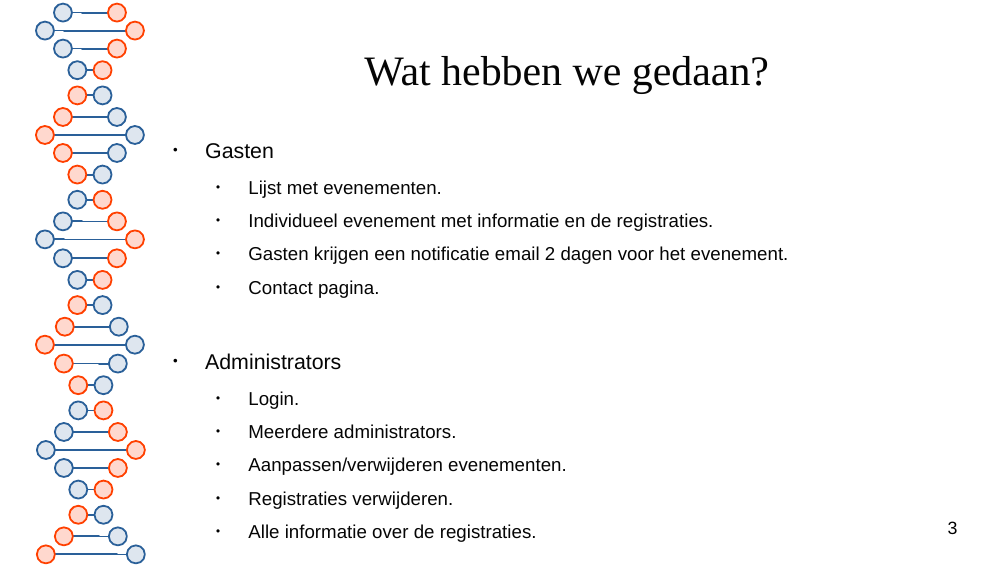
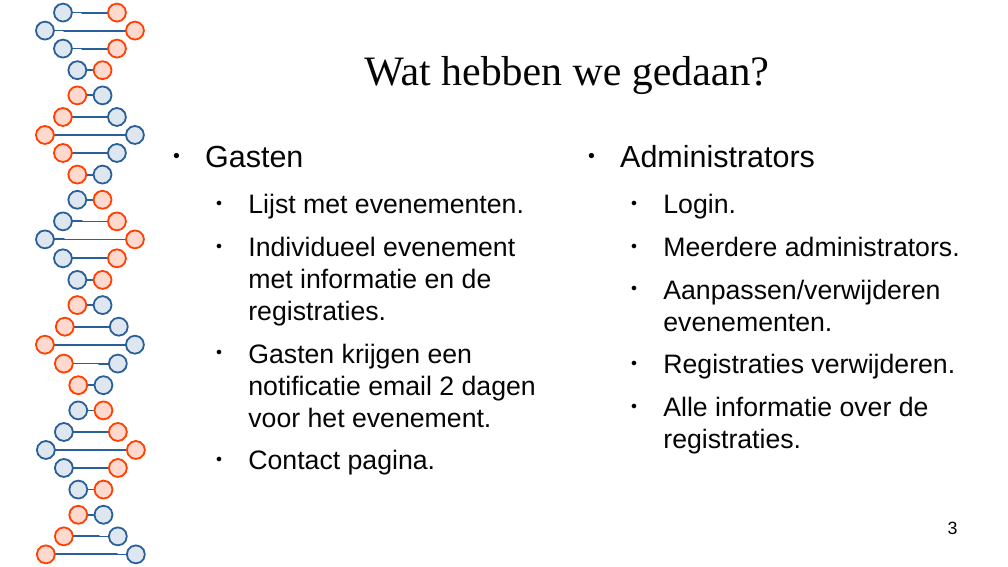
Before and after one commit to TheRealSpectrum/dna-event-register-app, a slide deck: slide 3 of docs/DemoPresentation.odp. Drawn at 1008x567 pixels with LibreOffice and Linux fonts; fonts in the diff are those of the drawing. Boxes give left, top, right and bottom in pixels: in the first picture for what was removed or moved away, otherwise in the second. Text is boxed around its words. In the diff, an @@ line names an element or a change of style, - is before the commit and + after.

```diff
--- a/docs/DemoPresentation.odp
+++ b/docs/DemoPresentation.odp
@@ text "Gasten" at [205,145,536,475]: size 16.8 to 24 pt in "Gasten"; size 14.7 to 21 pt @@
@@ text added at [620,145,960,453], 21 pt, text #050505 @@
+● Administrators
+  ● Login.
+  ● Meerdere administrators.
+  ● Aanpassen/verwijderen evenementen.
+  ● Registraties verwijderen.
+  ● Alle informatie over de registraties.
@@ text at [205,353,567,542]: paragraphs removed @@
-● Administrators
-  ● Login.
-  ● Meerdere administrators.
-  ● Aanpassen/verwijderen evenementen.
-  ● Registraties verwijderen.
-  ● Alle informatie over de registraties.
```
Also in this commit, not shown: 4 other slides changed.
